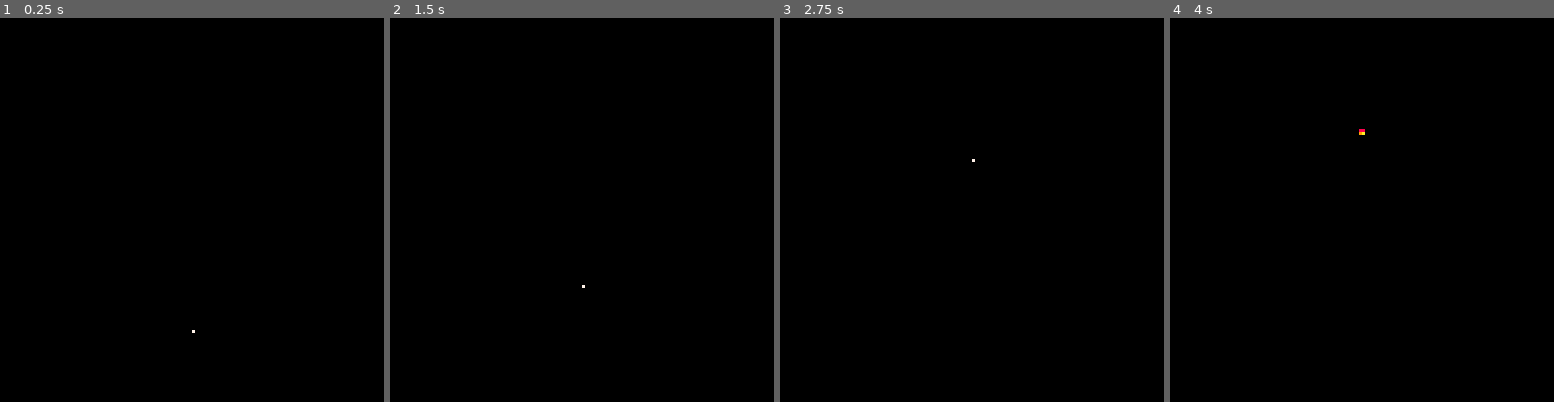
Above: before the commit, frames 1-4 (left to right).
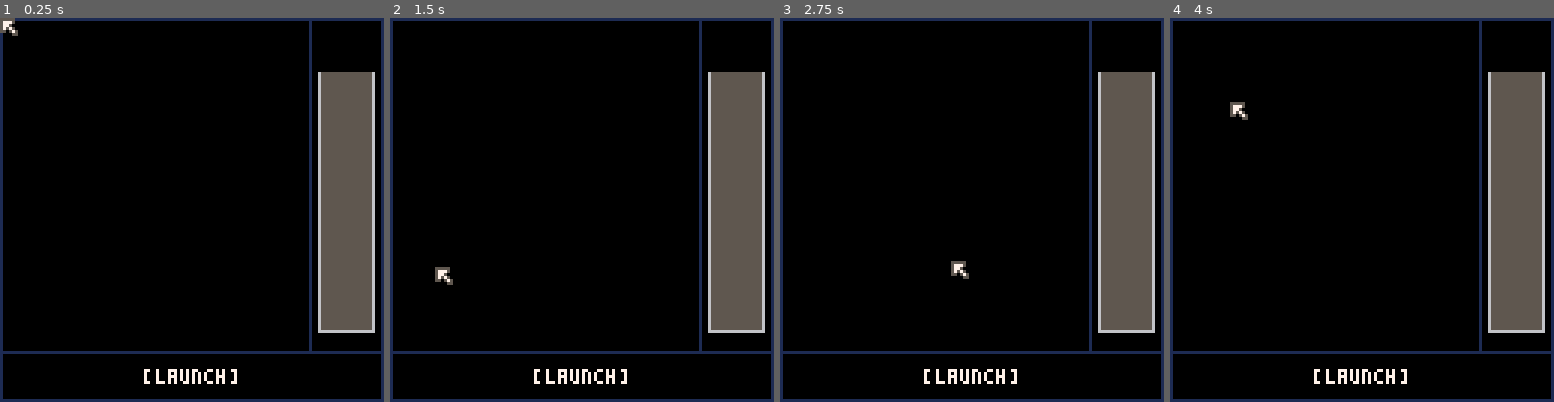
Above: after the commit, the same moments.

Repository: alstonStone/pico8_Fireworks
Game: PICO-8 cartridge main.p8
The game is run twice, just before and just after one commit, with the same random seed, the same clock (stepped at 60 frames per second) and the same inputs.
Inputs (mouse positions are in pixels of both pictures, inside the frame that each line leads up to):
- Up to frame 1 (0.25 s): no input
- Up to frame 2 (1.5 s): tap X (X key) at 0.33, 1.07 s; click (670, 121) at 0.67 s; click (436, 267) at 1.22 s
- Up to frame 3 (2.75 s): click (887, 114) at 1.77 s; tap X (X key) at 1.85 s; click (952, 259) at 2.32 s
- Up to frame 4 (4 s): click (1404, 106) at 2.87 s; tap X (X key) at 2.97 s; click (1465, 256) at 3.42 s; click (1231, 102) at 3.97 s

The runs differ from the first frame. In frame 1, 15% of the frame differs, in the area x 0-100%, y 0-100%; in frame 2, 15%; in frame 3, 15%; in frame 4, 15%.

Commit message:
Menu layout
added a good UI layout for the firework maker.

Diff:
--- a/firework.lua
+++ b/firework.lua
@@ -1 +1,15 @@
 --Firework--
+
+function firework_init()
+
+end
+
+
+function firework_update()
+
+end
+
+
+function firework_draw()
+
+end
--- a/game-manager.lua
+++ b/game-manager.lua
@@ -2,6 +2,7 @@
 
 -- 1. define the states table
 states = {}
+state=""
 
 -------------------Menu State---------------------------------------------------
 states.menu = {
@@ -24,6 +25,27 @@
   end
 }
 
+-------------------Build State---------------------------------------------------
+states.build = {
+  update = function()
+    menu_update()
+  end,
+  draw = function()
+   menu_draw()
+  end
+}
+
+-------------------Launch State---------------------------------------------------
+states.launch = {
+  update = function()
+    -- gameplay logic goes here
+  end,
+  draw = function()
+    cls()
+    print("playing game...", 40, 60, 7)
+  end
+}
+
 -------------------Test State---------------------------------------------------
 states.test = {
   update = function()
@@ -36,5 +58,6 @@
 
 -- state manager functions
 function change_state(new_state)
+  state=new_state
   current_state = states[new_state]
 end
--- a/main.p8
+++ b/main.p8
@@ -4,10 +4,15 @@
 --main--
 #include game-manager.lua
 #include test.lua
+#include menu.lua
 
 function _init()
-		test_init()
-  change_state("test") -- set initial state
+
+  change_state("build")
+  if state=="test" then
+    test_init()
+  end
+  menu_init()
 end
 
 function _update()
@@ -16,6 +21,7 @@
 
 function _draw()
   current_state.draw()
+  --print(state)
 end
 
 
--- /dev/null
+++ b/menu-item.lua
@@ -0,0 +1 @@
+-- menu item--
--- /dev/null
+++ b/menu.lua
@@ -0,0 +1,58 @@
+-- menu --
+
+function menu_init()
+	poke(0x5f2d, 0x1)
+	border_color=1
+	select_color=7
+end
+
+
+function menu_update()
+	update_mouse()
+end
+
+
+function menu_draw()
+ cls()
+ draw_border()
+ draw_mouse()--keep last to draw on top
+end
+
+
+function update_mouse()
+  mx = stat(32)
+  my = stat(33)
+  mbut = stat(34)
+  -- Relative movement (for FPS style or deltas)
+  rx = stat(38)
+  ry = stat(39)
+end
+
+
+function draw_border()
+	rect(0,0,127,127,border_color)
+	draw_display_section()
+	draw_launch_section()
+end
+
+function draw_display_section()
+	gap=4
+	line(103,0,103,111,border_color)
+	rect(103+gap-1,18,127-gap+1,(111-(gap*2))+1,6)
+	rectfill(103+gap,18,127-gap,111-gap*2,5)
+
+end
+
+function draw_launch_section()
+	line(0,111,127,111,border_color)
+	print("[launch]",48,117,select_color)
+end
+
+function draw_mouse()
+	--circfill(stat(32), stat(33), 2, 7)
+	spr(0,stat(32),stat(33))
+end
+
+
+--menue item,
+--has a x,y position, has a function to run when selected.
--- a/test.lua
+++ b/test.lua
@@ -15,8 +15,8 @@
    exploded=true
    for i=1,40 do
     local a=rnd(1)       -- random direction
-    -- local s=0.5+rnd(1.5) -- random speed
-    local s=.2 -- random speed
+    local s=0.5+rnd(.8) -- random speed
+
     add(parts,{
      x=rx, y=ry,
      dx=cos(a)*s,
Not shown, changed: 32 lines of the sprite sheet (__gfx__) section of main.p8
